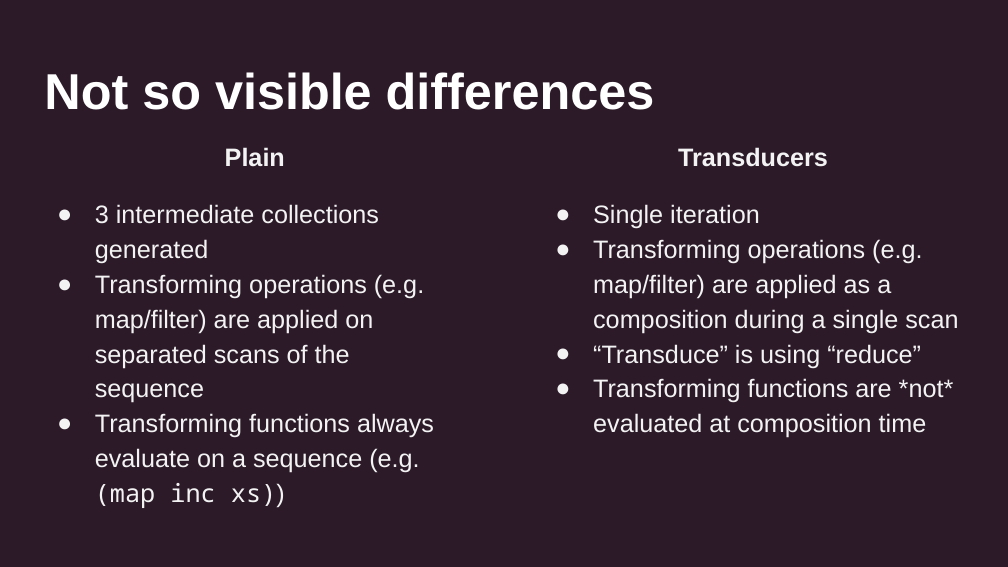
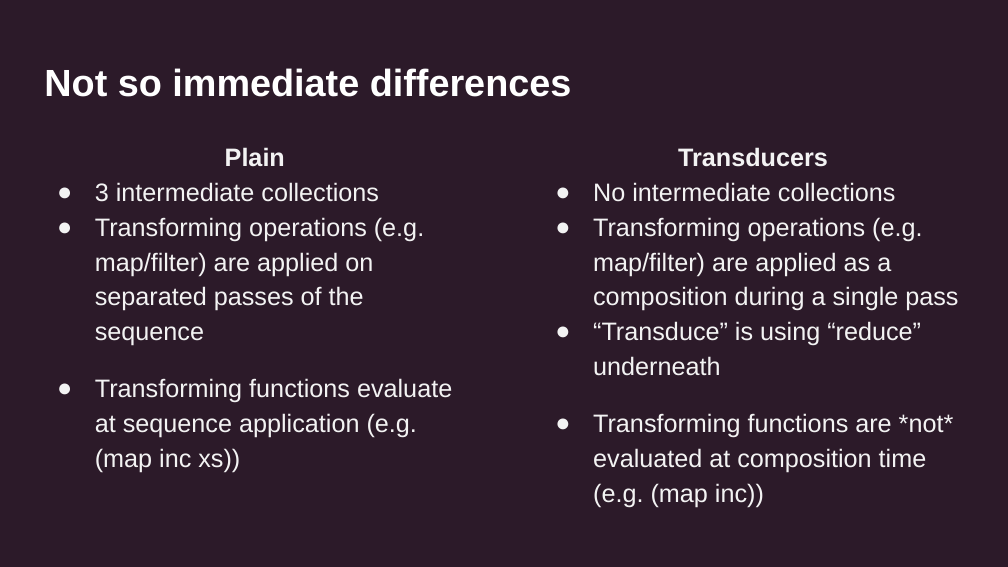
Before and after one commit to uswitch/transducers-workshop, a slide deck: slide 6 of slides/01-xducers-intro.pptx. Drawn at 1008x567 pixels with LibreOffice and Linux fonts; fonts in the diff are those of the drawing. Boxes give left, top, right and bottom in pixels: in the first picture for what was removed or moved away, otherwise in the second. Text is boxed around its words. In the diff, an @@ line names an element or a change of style, - is before the commit and + after.

```diff
--- a/slides/01-xducers-intro.pptx
+++ b/slides/01-xducers-intro.pptx
@@ title at (44,68,572,97): text changed; size 36 to 27 pt @@
-Not so visible differences
+Not so immediate differences
@@ text at (95,182,452,473): text changed @@
-● 3 intermediate collections generated
-● Transforming operations (e.g. map/filter) are applied on separated scans of the sequence
-● Transforming functions always evaluate on a sequence (e.g. (map inc xs))
+● 3 intermediate collections
+● Transforming operations (e.g. map/filter) are applied on separated passes of the sequence
+● Transforming functions evaluate at sequence application (e.g. (map inc xs))
@@ text at (593,182,958,507): text changed @@
-● Single iteration
-● Transforming operations (e.g. map/filter) are applied as a composition during a single scan
-● “Transduce” is using “reduce”
-● Transforming functions are *not* evaluated at composition time
+● No intermediate collections
+● Transforming operations (e.g. map/filter) are applied as a composition during a single pass
+● “Transduce” is using “reduce” underneath
+● Transforming functions are *not* evaluated at composition time (e.g. (map inc))
```
Also in this commit, not shown: 13 other slides changed, 8 other files.
